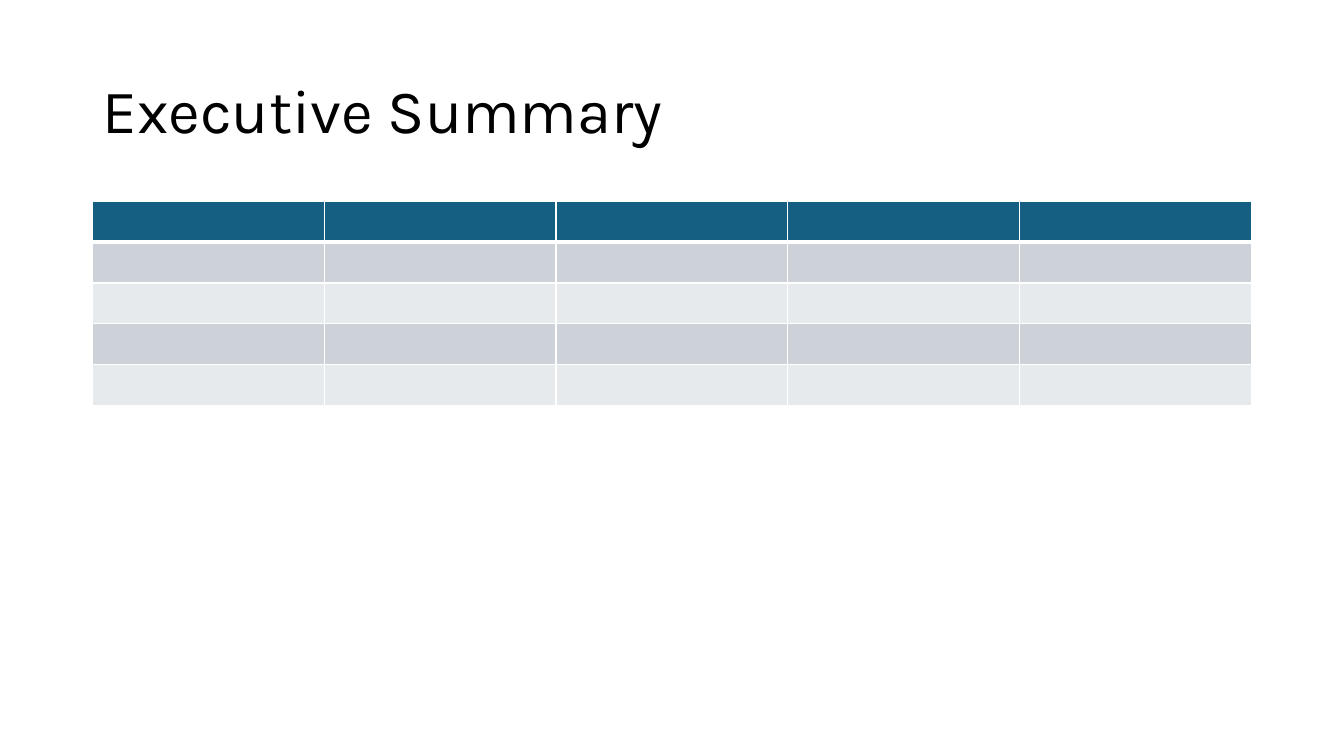
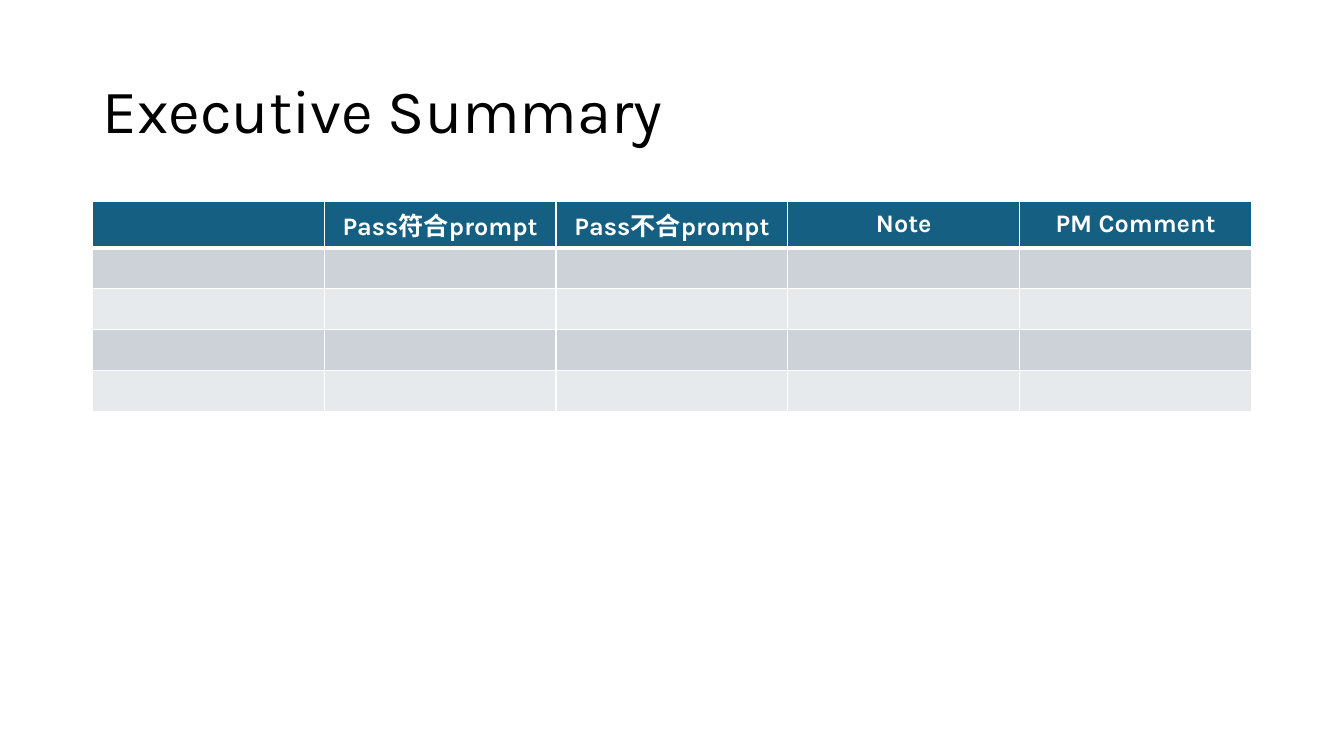
Before and after one commit to ethan-hsu-cl/GAI, a slide deck: slide 2 of Scripts/templates/I2V templates.pptx. Drawn at 1344x756 pixels with LibreOffice and Linux fonts; fonts in the diff are those of the drawing. Boxes give left, top, right and bottom in pixels: in the first picture for what was removed or moved away, otherwise in the second. Text is boxed around its words. In the diff, an @@ line names an element or a change of style, - is before the commit and + after.

```diff
--- a/Scripts/templates/I2V templates.pptx
+++ b/Scripts/templates/I2V templates.pptx
@@ table at box(93, 202, 1252, 406) @@
+row 1:  | Pass符合prompt | Pass不合prompt | Note | PM Comment
-row 5:  |  |  |  | 
```
Also in this commit, not shown: 7 other files.
